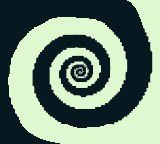
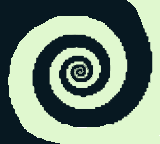
Layers edited between the first and the second 160 × 144 image:
painted on "test" over [24, 0, 160, 142]
hid "Background" over [24, 0, 160, 142]
